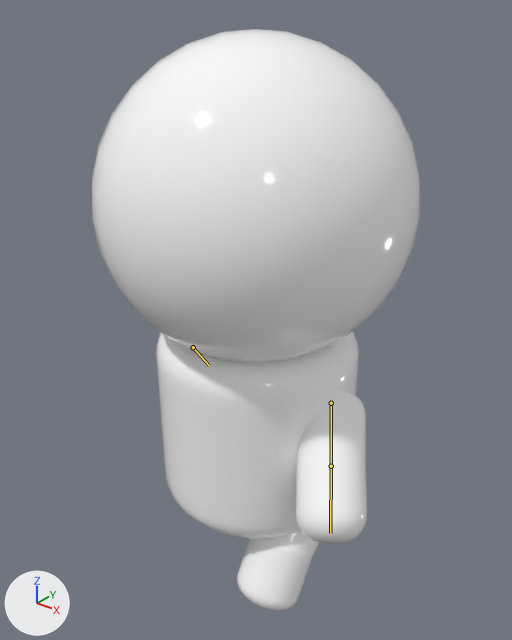
The glTF model assets/3d_models/bob.glb: old version first, new version second.
Camera for both pictures: a 50 mm lens placed at (1.133, -1.426, 1.711), pointed at (-0.004, -0.004, 0.83). Arrows for +X, +Y and +Z are at lower left; the lights stay in place. Both versions are drawn at frame 0 of the action 'walk'; the numbers are the values there. The bones that change are drawn over the model as lines.

Names of what the first picture shows: 'arm_L', 'foot_L', 'hand_L', 'head', 'torso'.
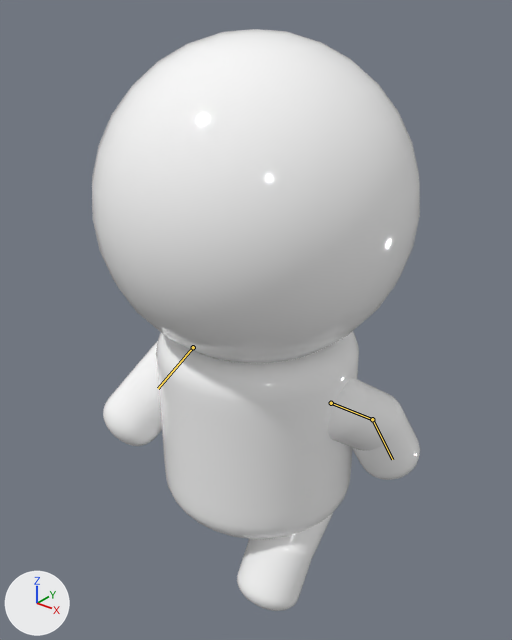
Boxes (x1, y1, x2, y2) around the edits, measured in the pictures (512 x 640 px):
'hand_L', posed: before (296, 457, 367, 544); after (351, 392, 420, 480)
'arm_L', posed: before (296, 389, 366, 464); after (328, 378, 397, 451)
'hand_R', posed (not visible before): after (103, 368, 162, 446)
'arm_R', posed (not visible before): after (135, 341, 159, 394)
bone 'upper_forearm.R', root to tip: before (193, 347) to (209, 365); after (193, 347) to (158, 388)
bone 'upper_forearm.L', root to tip: before (331, 403) to (331, 466); after (331, 403) to (372, 419)
bone 'lower_forearm.L', root to tip: before (331, 466) to (330, 533); after (372, 419) to (392, 459)

The edits, one by one:
Bone 'upper_forearm.R' (bone_upper_forearm_r) turns from (-53, -37, 112) to (42, -7, 59) degrees about its own x, y and z.
Bone 'upper_forearm.L' (bone_upper_forearm_l) turns from (40, 15, -46) to (-52, 21, -80) degrees about its own x, y and z.
Bone 'lower_forearm.L' (bone_lower_forearm_l) turns from (-2, 0, 0) to (29, 0, 0) degrees about its own x, y and z.
